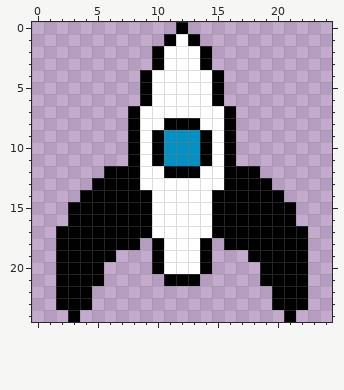
File history of a pixel-art sprite, LDEngine/res/PoPo.png. Above, as it was before the edit.
The file is 25x25 pixels.
Once edited:
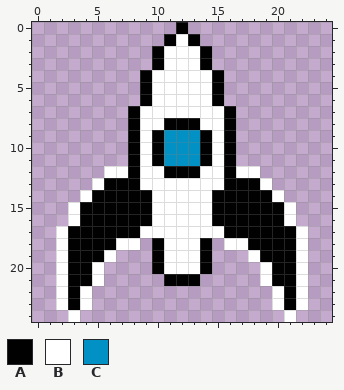
Palette (. is transparent): A #010101  B #ffffff  C #0291c5
What changed:
{"y":12,"x":6,"old":"AA","new":"BB"}
{"y":12,"x":17,"old":"AA","new":"BB"}
{"y":13,"x":5,"old":"A","new":"B"}
{"y":13,"x":19,"old":"A","new":"B"}
{"y":14,"x":4,"old":"A","new":"B"}
{"y":14,"x":20,"old":"A","new":"B"}
{"y":15,"x":3,"old":"A","new":"B"}
{"y":15,"x":21,"old":"A","new":"B"}
{"y":16,"x":3,"old":"A","new":"B"}
{"y":16,"x":21,"old":"A","new":"B"}
{"y":17,"x":2,"old":"A","new":"B"}
{"y":17,"x":9,"old":"A","new":"B"}
{"y":17,"x":15,"old":"A","new":"B"}
{"y":17,"x":22,"old":"A","new":"B"}
{"y":18,"x":2,"old":"A","new":"B"}
{"y":18,"x":7,"old":"AA","new":"BB"}
{"y":18,"x":16,"old":"AA","new":"BB"}
{"y":18,"x":22,"old":"A","new":"B"}
{"y":19,"x":2,"old":"A","new":"B"}
{"y":19,"x":6,"old":"A","new":"B"}
{"y":19,"x":18,"old":"A","new":"B"}
{"y":19,"x":22,"old":"A","new":"B"}
{"y":20,"x":2,"old":"A","new":"B"}
{"y":20,"x":5,"old":"A","new":"B"}
{"y":20,"x":19,"old":"A","new":"B"}
{"y":20,"x":22,"old":"A","new":"B"}
{"y":21,"x":2,"old":"A","new":"B"}
{"y":21,"x":5,"old":"A","new":"B"}
{"y":21,"x":19,"old":"A","new":"B"}
{"y":21,"x":22,"old":"A","new":"B"}
{"y":22,"x":2,"old":"A","new":"B"}
{"y":22,"x":4,"old":"A","new":"B"}
{"y":22,"x":20,"old":"A","new":"B"}
{"y":22,"x":22,"old":"A","new":"B"}
{"y":23,"x":2,"old":"A","new":"B"}
{"y":23,"x":4,"old":"A","new":"B"}
{"y":23,"x":20,"old":"A","new":"B"}
{"y":23,"x":22,"old":"A","new":"B"}
{"y":24,"x":3,"old":"A","new":"B"}
{"y":24,"x":21,"old":"A","new":"B"}
